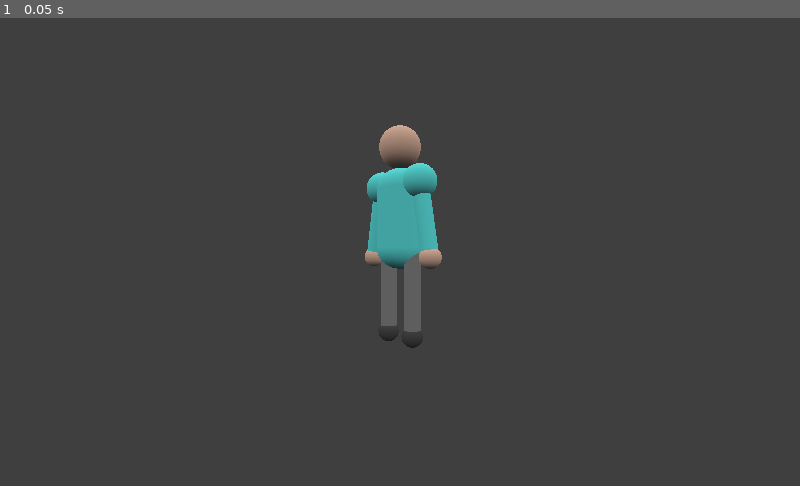
Above: before the commit, frame 1.
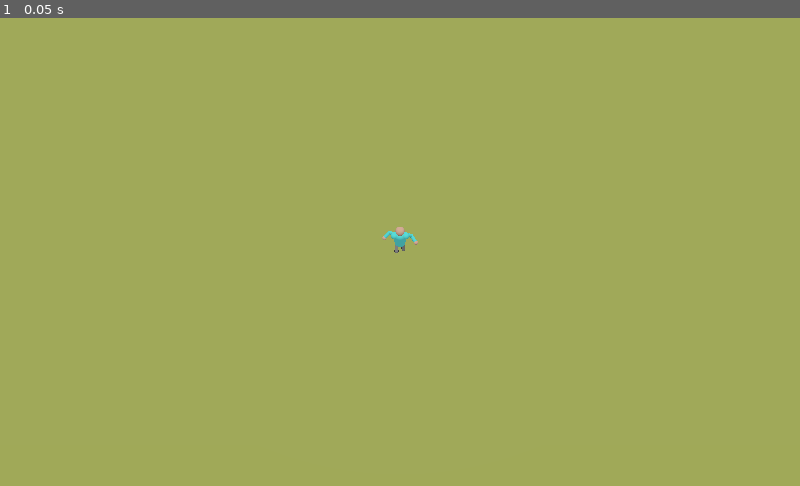
Above: after the commit, the same moment.

Repository: ogilliland/football-game
Game: Godot game, scene res://scenes/game.tscn
Same seed, same stepped clock (60 frames per second), same inputs: the game is played once before the commit and once after it.
Inputs:
- Up to frame 1 (0.05 s): no input

The runs differ from the first frame. In frame 1, 100% of the frame differs, in the area x 0-100%, y 0-100%.

Commit message:
Add football pitch mockup

Diff:
--- a/project.godot
+++ b/project.godot
@@ -14,6 +14,14 @@
 run/main_scene="res://scenes/game.tscn"
 config/icon="res://icon.png"
 
+[display]
+
+window/dpi/allow_hidpi=true
+
+[gui]
+
+theme/use_hidpi=true
+
 [physics]
 
 common/enable_pause_aware_picking=true
--- a/scenes/character.tscn
+++ b/scenes/character.tscn
@@ -228,6 +228,7 @@
 [node name="AnimationTree" type="AnimationTree" parent="."]
 tree_root = SubResource( 14 )
 anim_player = NodePath("../AnimationPlayer")
+active = true
 parameters/blend_arms/blend_amount = 1.0
 parameters/blend_move/blend_position = 1.0
 parameters/combine/add_amount = 1.0
--- a/scenes/game.tscn
+++ b/scenes/game.tscn
@@ -1,13 +1,25 @@
-[gd_scene load_steps=2 format=2]
+[gd_scene load_steps=4 format=2]
 
 [ext_resource path="res://scenes/character.tscn" type="PackedScene" id=1]
 
+[sub_resource type="PlaneMesh" id=1]
+size = Vector2( 60, 30 )
+
+[sub_resource type="SpatialMaterial" id=2]
+albedo_color = Color( 0.639216, 0.678431, 0.345098, 1 )
+
 [node name="Game" type="Spatial"]
 
-[node name="Spatial" type="Spatial" parent="."]
-transform = Transform( 0.707107, 0, 0.707107, 0, 1, 0, -0.707107, 0, 0.707107, 0, 0.5, 0 )
+[node name="Camera" type="Spatial" parent="."]
 
-[node name="Camera" type="Camera" parent="Spatial"]
-transform = Transform( 1, 0, 0, 0, 1, 0, 0, 0, 1, 0, 0, 2 )
+[node name="PivotOffset" type="Spatial" parent="Camera"]
+transform = Transform( 1, 0, 0, 0, 0.5, 0.866025, 0, -0.866025, 0.5, 0, 0, 0 )
+
+[node name="Camera" type="Camera" parent="Camera/PivotOffset"]
+transform = Transform( 1, 0, 0, 0, 1, 0, 0, 0, 1, 0, 0, 10 )
 
 [node name="Character" parent="." instance=ExtResource( 1 )]
+
+[node name="Floor" type="MeshInstance" parent="."]
+mesh = SubResource( 1 )
+material/0 = SubResource( 2 )
